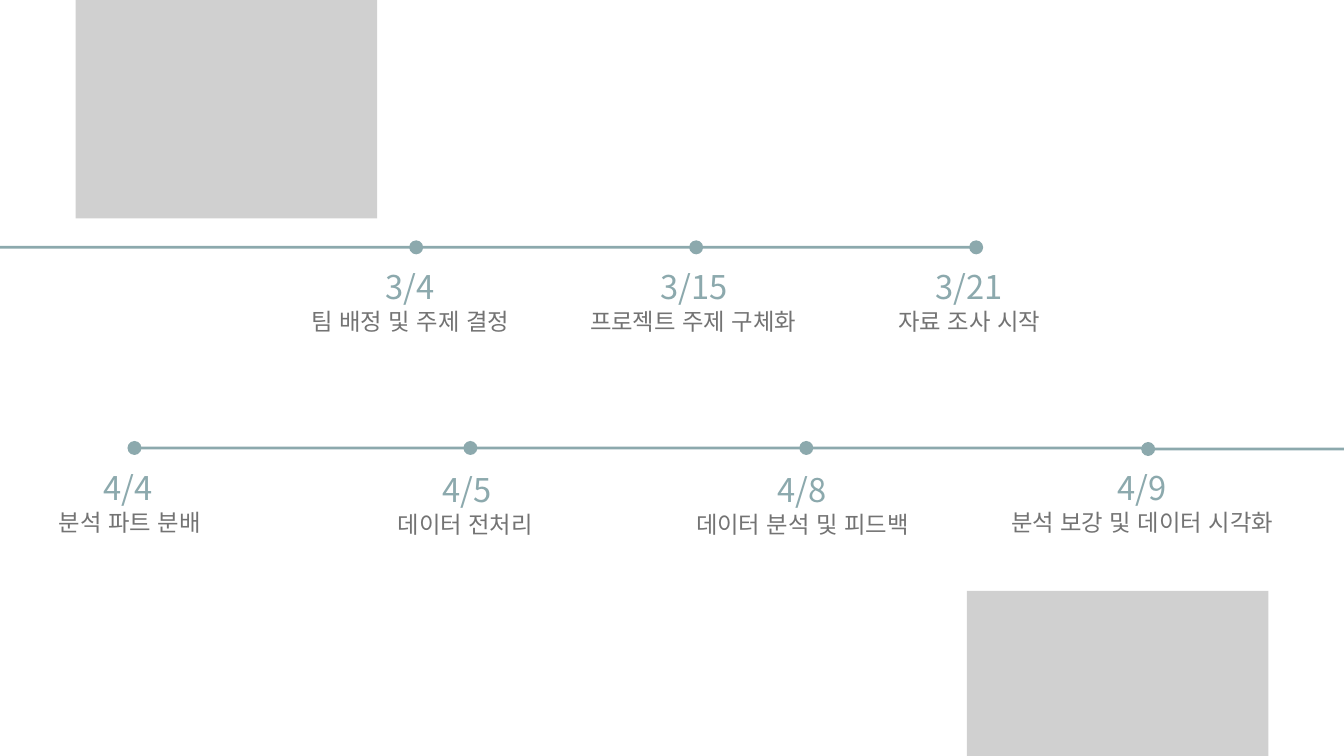
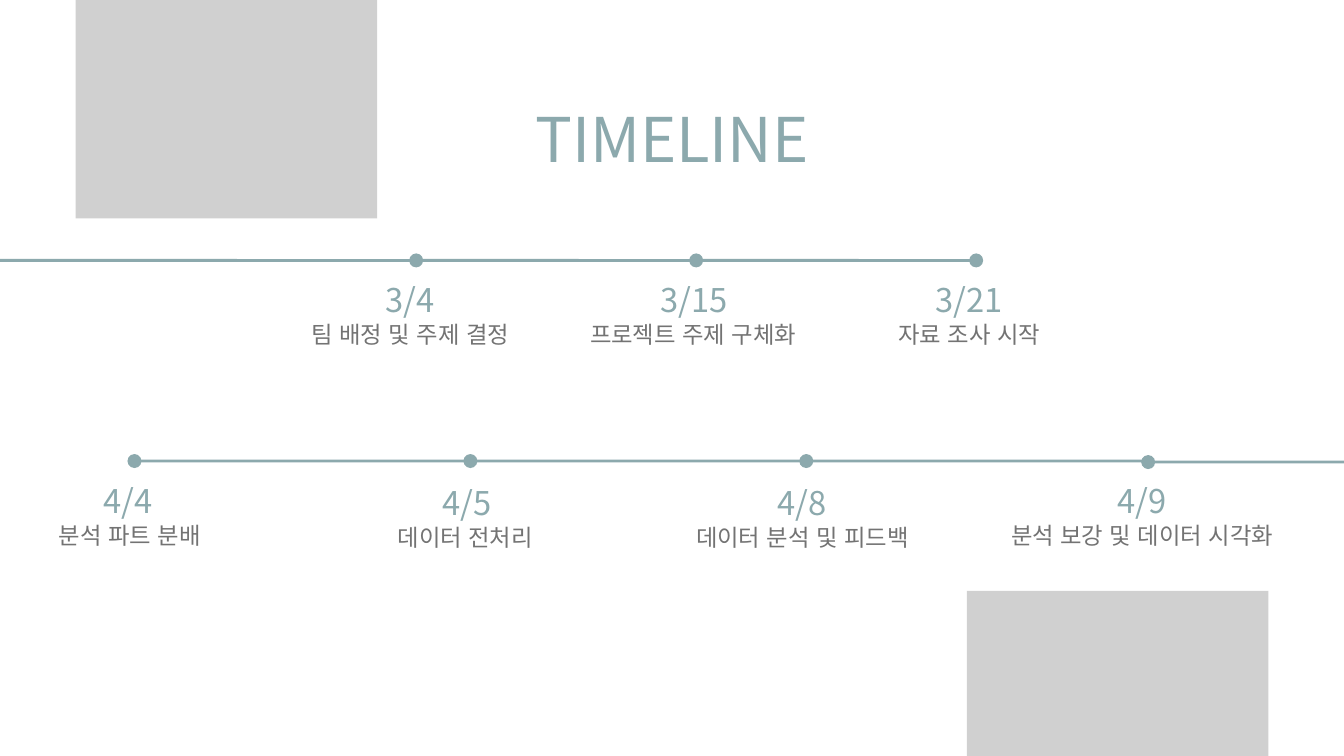
Before and after one commit to lessize/pythonstudy, a slide deck: slide 8 of climing/ppt/미니프로젝트1.pptx. Drawn at 1344x756 pixels with LibreOffice and Linux fonts; fonts in the diff are those of the drawing; grey boxes stand for pictures. Boxes give left, top, right and bottom in pixels: in the first picture for what was removed or moved away, otherwise in the second. Text is boxed around its words. In the diff, an @@ line names an element or a change of style, - is before the commit and + after.

```diff
--- a/climing/ppt/미니프로젝트1.pptx
+++ b/climing/ppt/미니프로젝트1.pptx
@@ text added at [535, 117, 809, 162], 66 pt, text #8CA9AD @@
+TIMELINE
@@ 14 texts, 7 arrows: place and size @@
-14 texts, 7 arrows at [0, 247, 1344, 535]
+14 texts, 7 arrows at [0, 261, 1344, 548]
```
Also in this commit, not shown: 1 other slide changed, 5 slides added, 36 other files.
